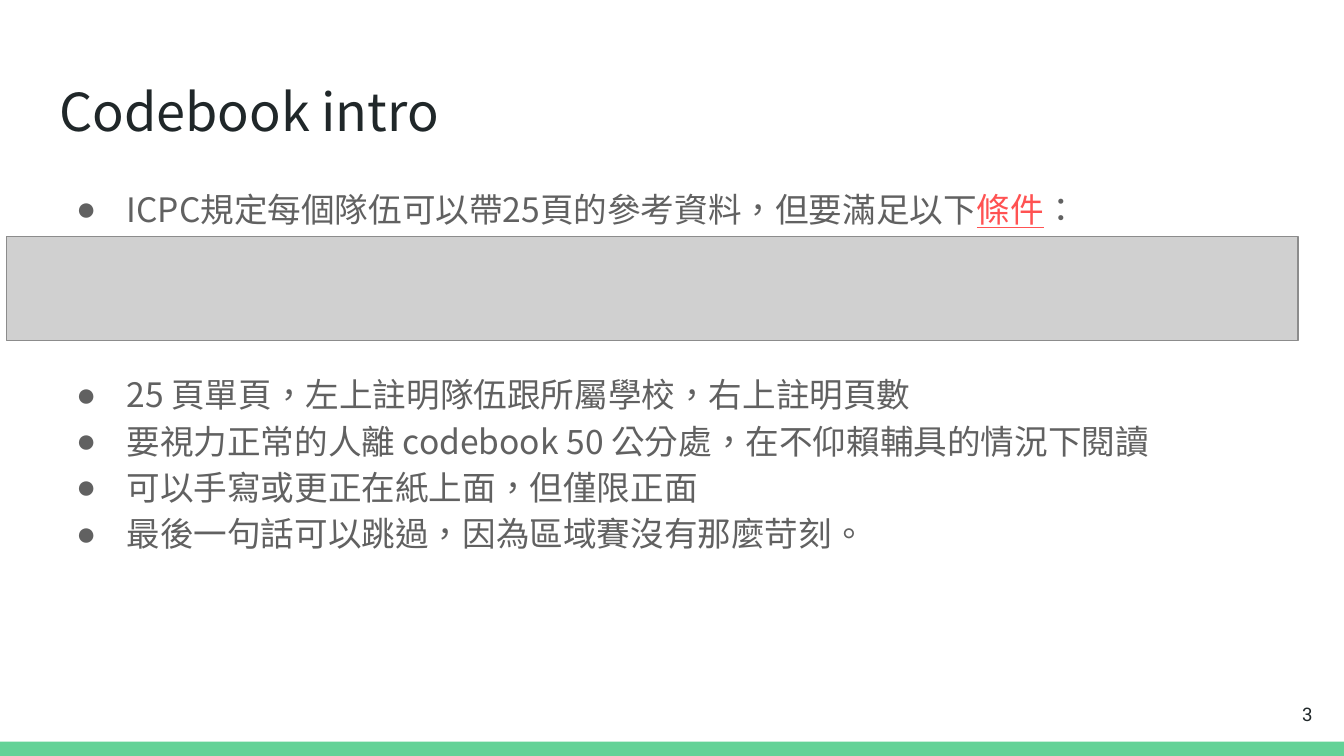
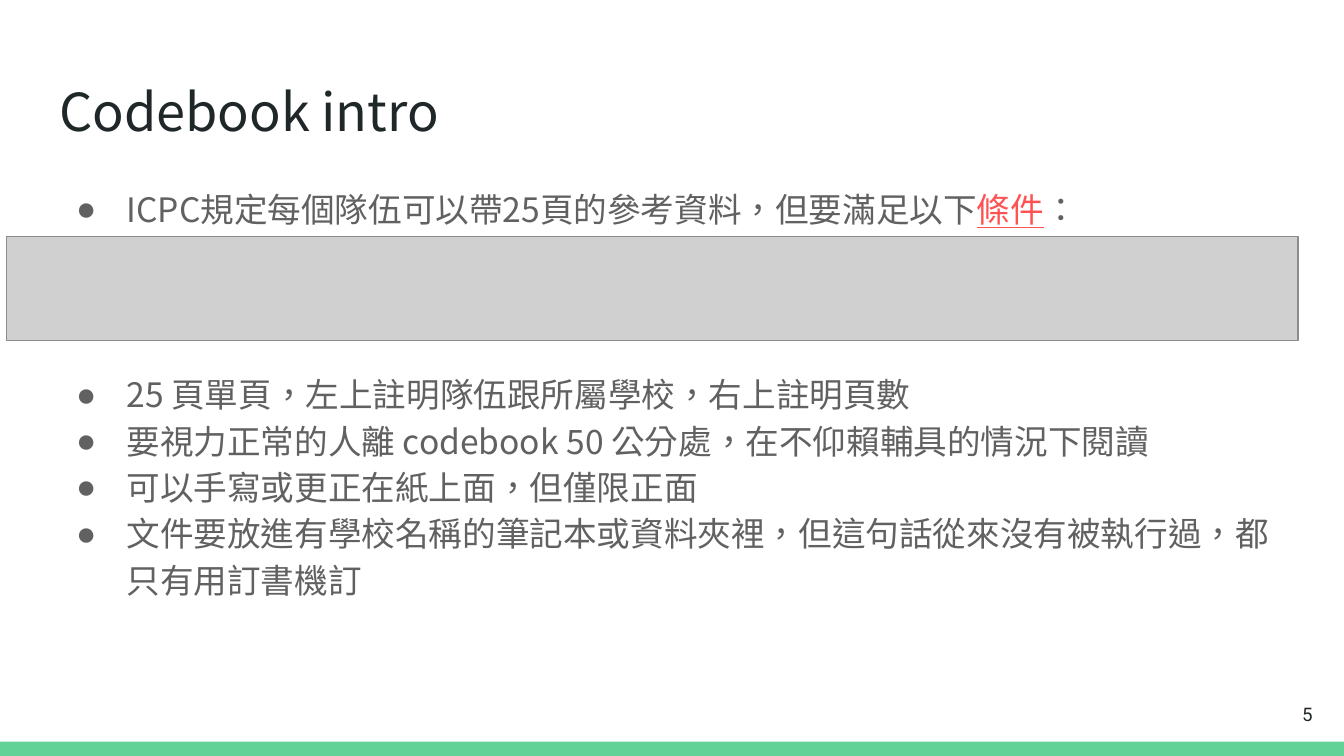
Before and after one commit to huskyhello/NTPU_codebook, a slide deck: slide 5 of codebook_tutorial.pptx (slide 3 before the commit). Drawn at 1344x756 pixels with LibreOffice and Linux fonts; fonts in the diff are those of the drawing; grey boxes stand for pictures. Boxes give left, top, right and bottom in pixels: in the first picture for what was removed or moved away, otherwise in the second. Text is boxed around its words. In the diff, an @@ line names an element or a change of style, - is before the commit and + after.

```diff
--- a/codebook_tutorial.pptx
+++ b/codebook_tutorial.pptx
@@ text at (126,517,1268,596): text changed @@
-● 最後一句話可以跳過，因為區域賽沒有那麼苛刻。
+● 文件要放進有學校名稱的筆記本或資料夾裡，但這句話從來沒有被執行過，都只有用訂書機訂
@@ page number at (1302,707,1312,721): text changed @@
-3
+5
```
Also in this commit, not shown: 10 other slides changed, 3 slides added, 7 other files.
